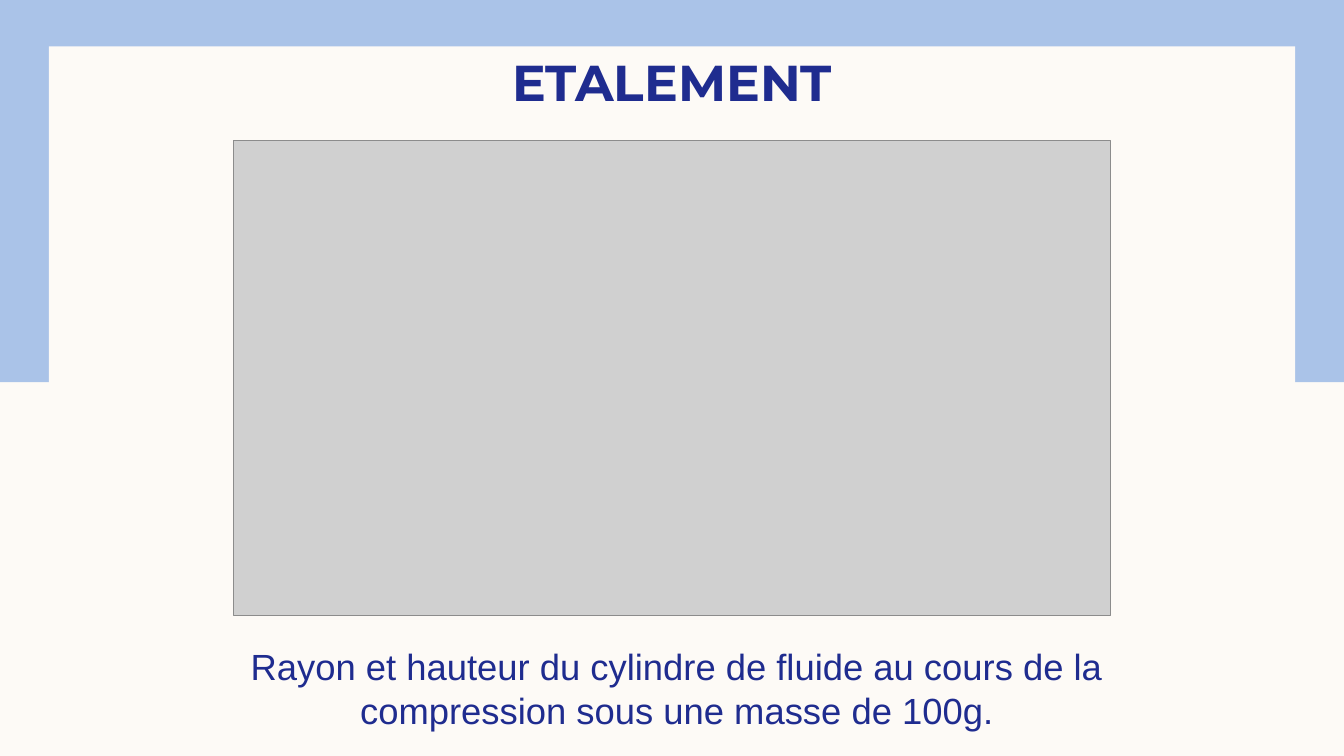
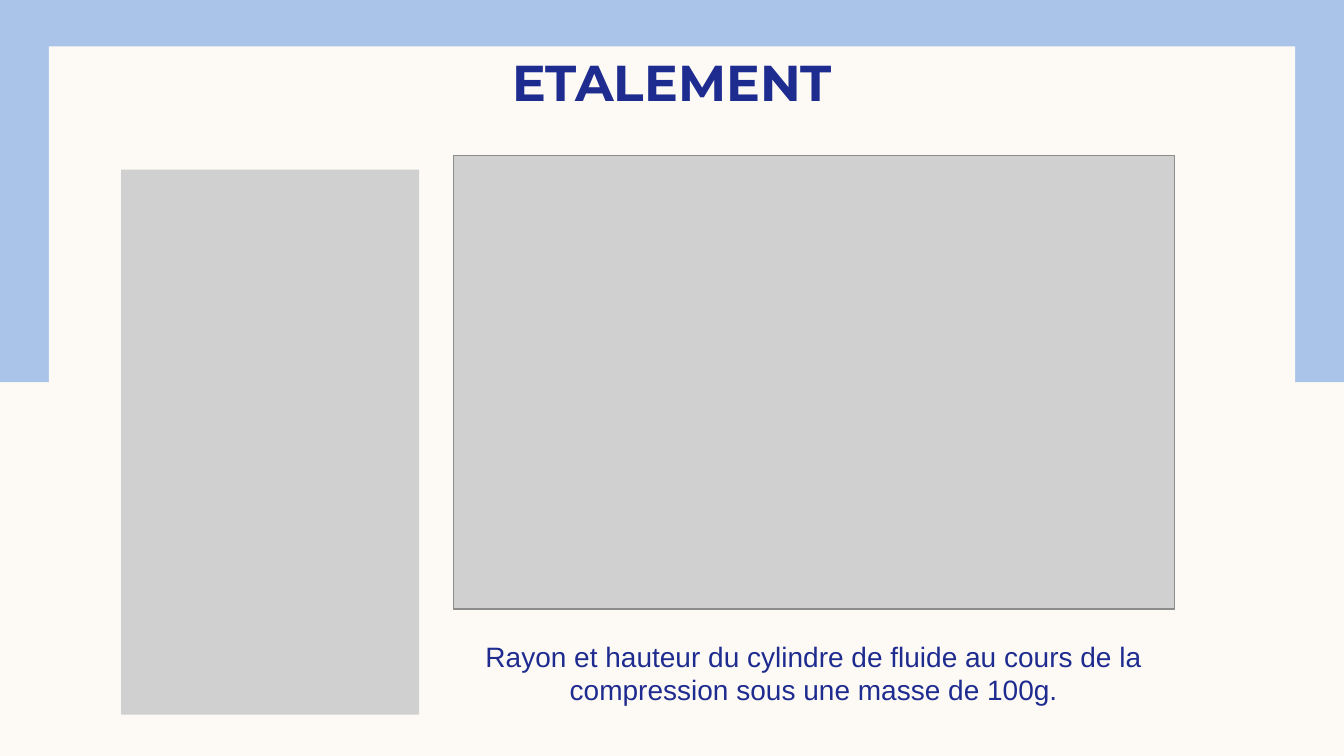
Before and after one commit to Josephine-gith/VS, a slide deck: slide 4 of PPT/Viscoplastic Squeeze pptGE.pptx (slide 3 before the commit). Drawn at 1344x756 pixels with LibreOffice and Linux fonts; fonts in the diff are those of the drawing; grey boxes stand for pictures. Boxes give left, top, right and bottom in pixels: in the first picture for what was removed or moved away, otherwise in the second. Text is boxed around its words. In the diff, an @@ line names an element or a change of style, - is before the commit and + after.

```diff
--- a/PPT/Viscoplastic Squeeze pptGE.pptx
+++ b/PPT/Viscoplastic Squeeze pptGE.pptx
@@ picture added at box(121, 169, 419, 715) @@
@@ picture: place and size @@
-picture at box(233, 141, 1111, 616)
+picture at box(454, 155, 1175, 609)
@@ text "Rayon et hauteur du cylindre ...": place and size @@
-text "Rayon et hauteur du cylindre ..." at box(251, 653, 1102, 731)
+text "Rayon et hauteur du cylindre ..." at box(485, 646, 1141, 705)
@@ text "Rayon et hauteur du cylindre ..." at box(485, 646, 1141, 705): size 26 to 20 pt @@
```
Also in this commit, not shown: 3 other slides changed, 4 slides added, 8 other files.
